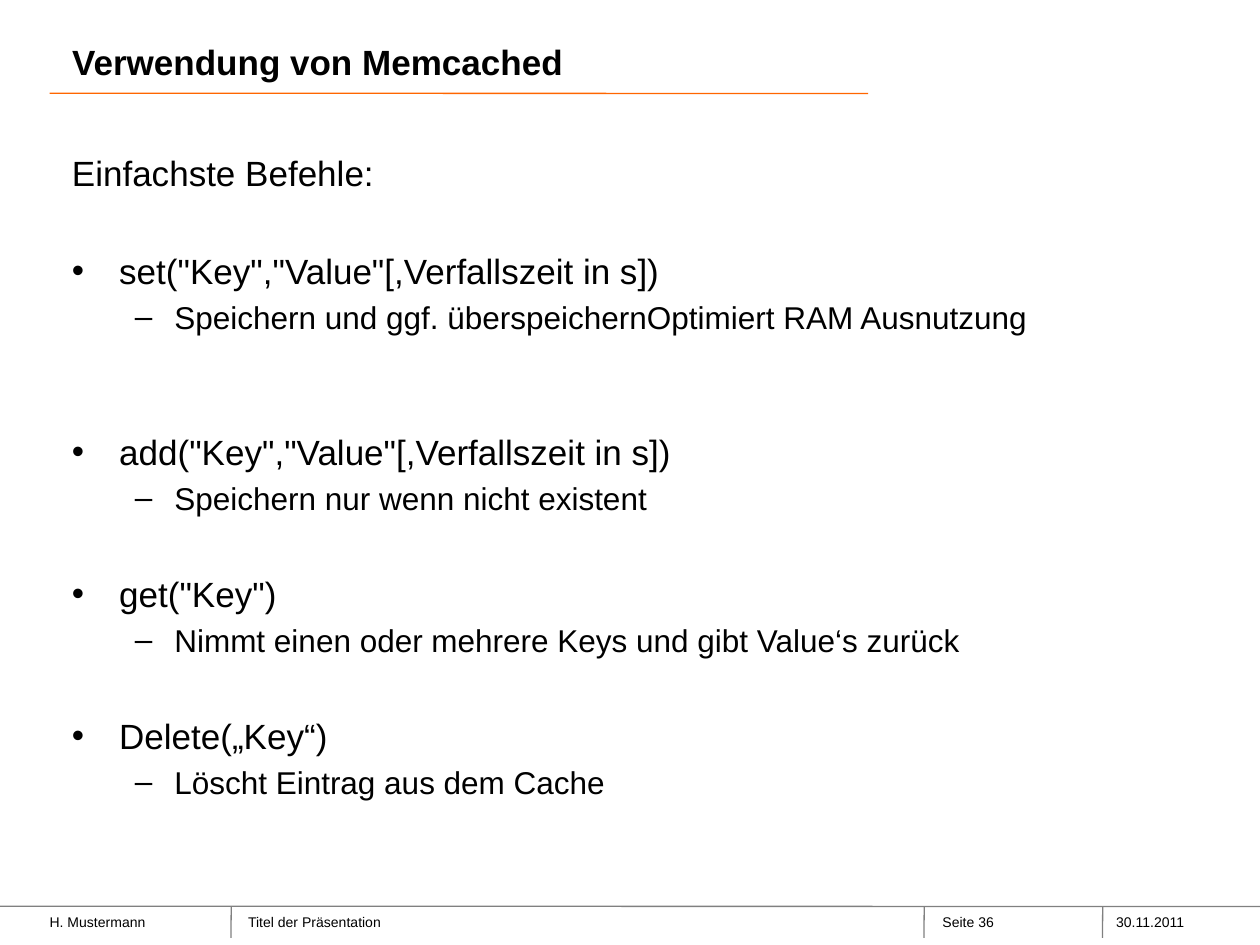
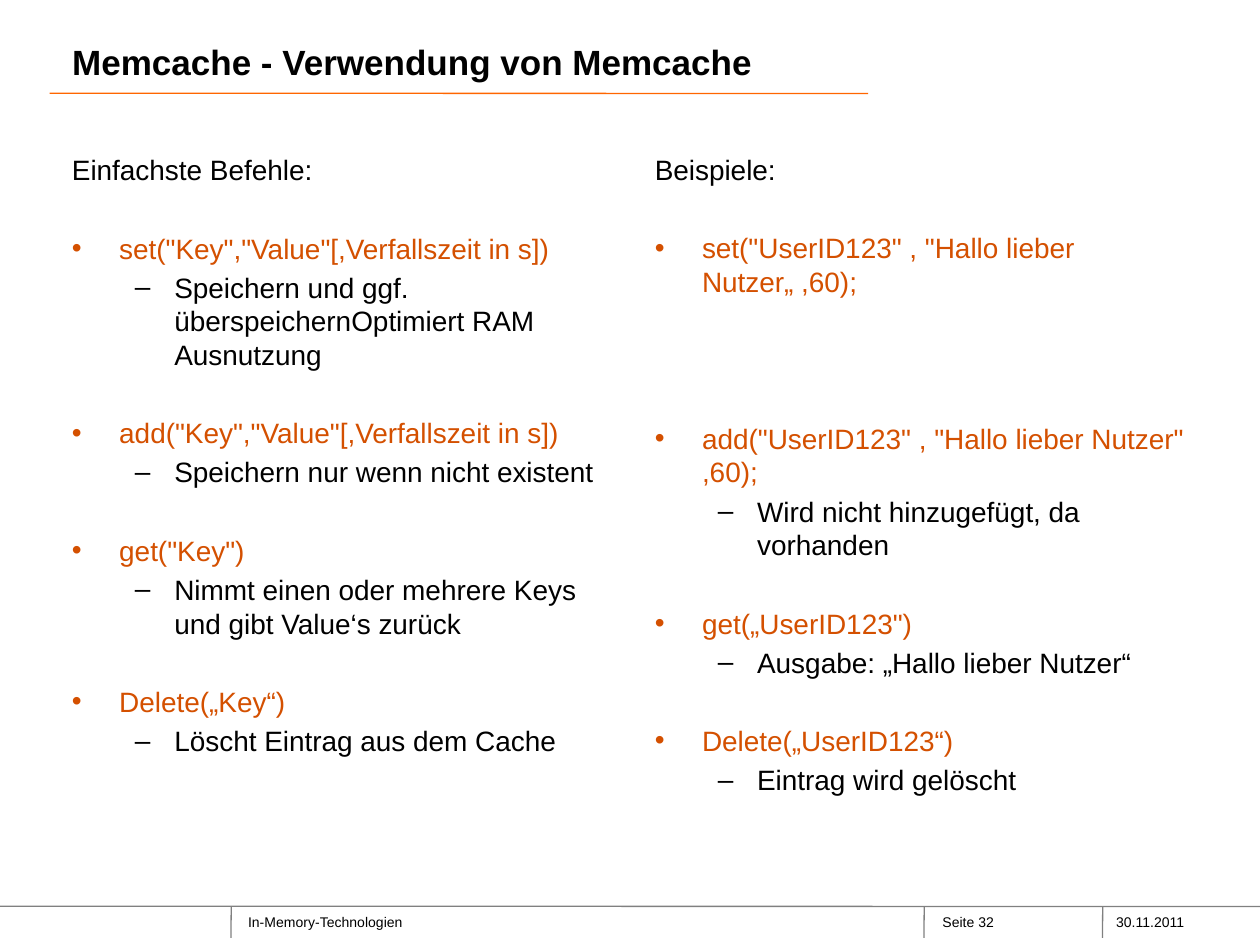
Before and after one commit to Philwi/ProjektseminarInMemory, a slide deck: slide 32 of SAPHana-Neueste überarbeitet.pptx (slide 36 before the commit). Drawn at 1260x945 pixels with LibreOffice and Linux fonts; fonts in the diff are those of the drawing; background and template pictures are left out. Boxes give left, top, right and bottom in pixels: in the first picture for what was removed or moved away, otherwise in the second. Text is boxed around its words. In the diff, an @@ line names an element or a change of style, - is before the commit and + after.

```diff
--- a/SAPHana-Neueste überarbeitet.pptx
+++ b/SAPHana-Neueste überarbeitet.pptx
@@ title at bbox=[72, 49, 751, 82]: text changed @@
-Verwendung von Memcached
+Memcache - Verwendung von Memcache
@@ text "Einfachste Befehle:" at bbox=[72, 159, 593, 756]: size 20 to 16 pt in "Einfachste Befehle:", "set("Key","Value"[,Verfallszeit in s])", "add("Key","Value"[,Verfallszeit in s])", "get("Key")" and 1 more places; text colour #000000 to #D45000 in "set("Key","Value"[,Verfallszeit in s])", "add("Key","Value"[,Verfallszeit in s])", "get("Key")", "Delete(„Key“)"; size 18 to 16 pt in "Speichern und ggf. überspeichernOptimiert RAM Ausnutzung", "Speichern nur wenn nicht existent", "Nimmt einen oder mehrere Keys und gibt ...", "Löscht Eintrag aus dem Cache" @@
@@ text added at bbox=[655, 159, 1183, 796], 16 pt, text #D45000 @@
+Beispiele:
+• set("UserID123" , "Hallo lieber Nutzer„ ,60);
+• add("UserID123" , "Hallo lieber Nutzer" ,60);
+  – Wird nicht hinzugefügt, da vorhanden
+• get(„UserID123")
+  – Ausgabe: „Hallo lieber Nutzer“
+• Delete(„UserID123“)
+  – Eintrag wird gelöscht
@@ text removed at bbox=[50, 917, 145, 927] @@
-H. Mustermann
@@ text at bbox=[248, 917, 402, 930]: text changed @@
-Titel der Präsentation
+In-Memory-Technologien
@@ page number at bbox=[942, 917, 994, 927]: text changed @@
-Seite 36
+Seite 32
```
Also in this commit, not shown: 31 other slides changed, 7 slides added, 16 slides removed.
